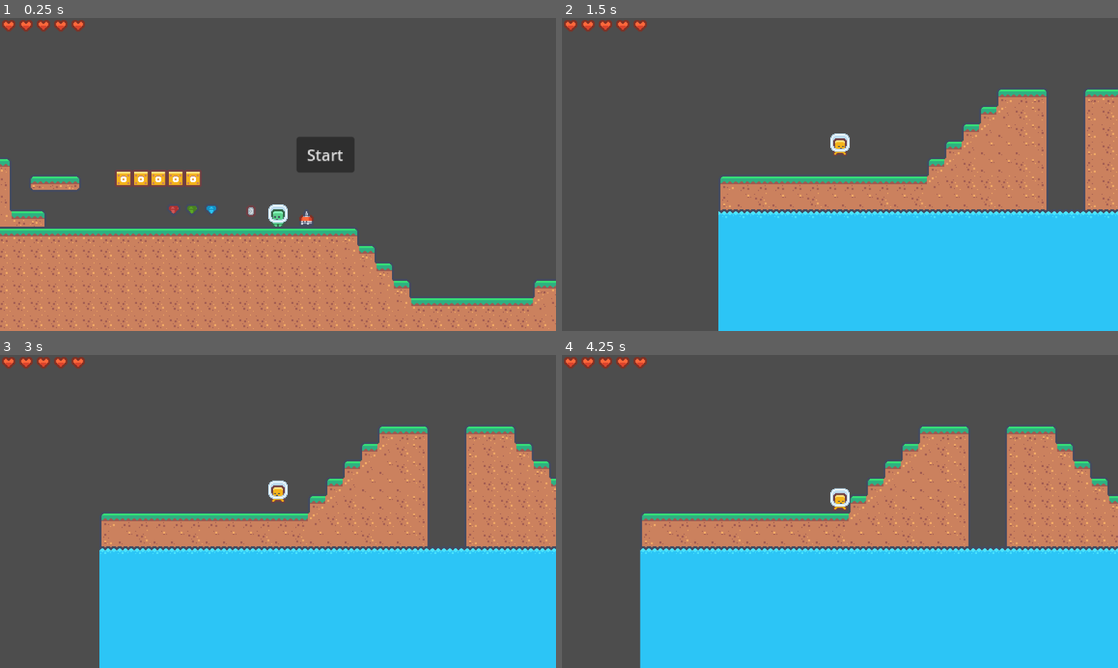
Above: before the commit, frames 1-4 (two rows, left to right).
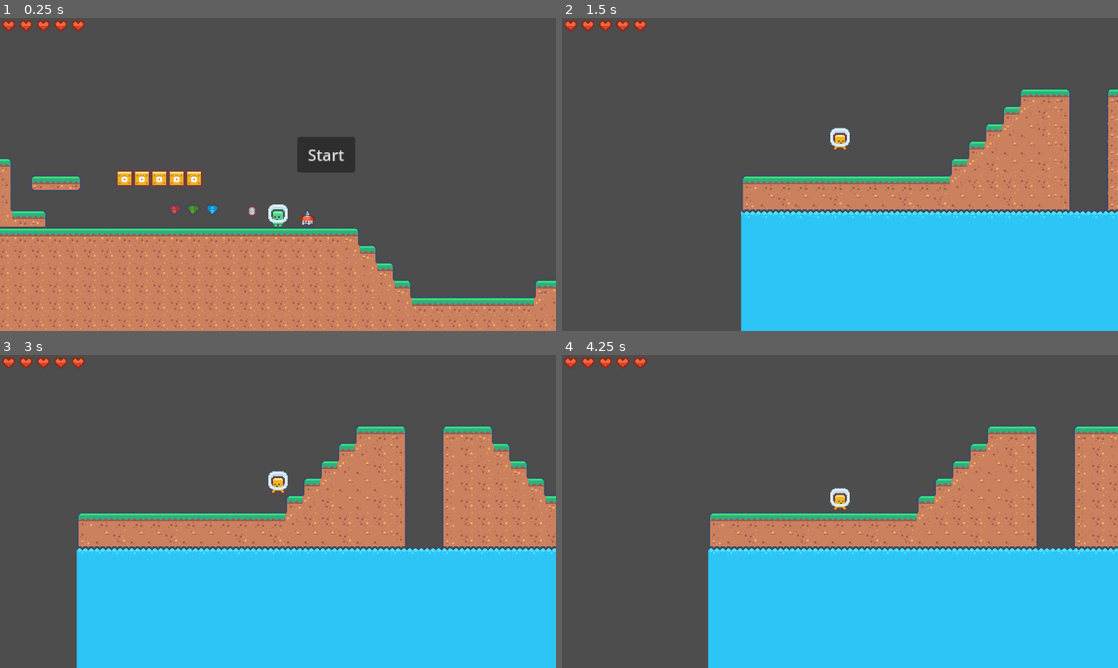
Above: after the commit, the same moments.

Repository: philipheindel/GodotPlatformer
Game: Godot game, scene res://main.tscn
Same seed, same stepped clock (60 frames per second), same inputs: the game is played once before the commit and once after it.
Inputs:
- Up to frame 1 (0.25 s): no input
- Up to frame 2 (1.5 s): click "Start" at 0.5 s; tap Enter (ui_accept) at 1.25 s; hold Right (ui_right) from 1.28 s (still down)
- Up to frame 3 (3 s): tap Enter (ui_accept) at 1.52, 2.27 s; release Right (ui_right) at 2.78 s; hold Left (ui_left) from 2.78 s (still down)
- Up to frame 4 (4.25 s): release Left (ui_left) at 3.53 s; hold Right (ui_right) from 3.53 s (still down); tap Enter (ui_accept) at 3.77 s

The runs differ from the first frame. In frame 1, 3.0% of the frame differs, in the area x 0-100%, y 42-100%; in frame 2, 8.0%; in frame 3, 9.6%; in frame 4, 18%, in the area x 14-100%, y 22-100%.

Commit message:
Implemented player movement inertia

Diff:
--- a/entities/player/player.gd
+++ b/entities/player/player.gd
@@ -2,7 +2,7 @@
 
 
 const SPEED: float = 200.0
-const JUMP_VELOCITY: float = -300.0
+const JUMP_VELOCITY: float = -350.0
 var gravity = ProjectSettings.get_setting("physics/2d/default_gravity")
 
 
@@ -48,9 +48,9 @@
 			$AnimatedSprite2D.flip_h = true
 		elif direction == -1:
 			$AnimatedSprite2D.flip_h = false
-		velocity.x = direction * SPEED
+		velocity.x = move_toward(velocity.x, direction * SPEED, delta * 750)
 	else:
-		velocity.x = move_toward(velocity.x, 0, SPEED)
+		velocity.x = move_toward(velocity.x, 0, delta * 750)
 		$AnimatedSprite2D.animation = _get_animation("idle")
 
 	move_and_slide()
--- a/levels/level_1/level_1.tscn
+++ b/levels/level_1/level_1.tscn
@@ -46,21 +46,29 @@
 
 [node name="Coin_Block2" parent="." instance=ExtResource("5_nt26p")]
 position = Vector2(1170, -42)
+coin_type = "Silver"
 
 [node name="Coin_Block3" parent="." instance=ExtResource("5_nt26p")]
 position = Vector2(1188, -42)
+coin_type = "Gold"
 
 [node name="Coin_Block4" parent="." instance=ExtResource("5_nt26p")]
 position = Vector2(1206, -42)
+coin_type = "Platinum"
 
 [node name="Coin_Block5" parent="." instance=ExtResource("5_nt26p")]
 position = Vector2(1224, -42)
-
-[node name="Coin_Block6" parent="." instance=ExtResource("5_nt26p")]
-position = Vector2(1242, -42)
+coin_type = "Gold"
 
 [node name="Drill_Head" parent="." instance=ExtResource("7_is5gl")]
 position = Vector2(1108, -13)
 
 [node name="Gem" parent="." instance=ExtResource("7_8rrl2")]
 position = Vector2(546, -25.9588)
+
+[node name="Coin_Block6" parent="." instance=ExtResource("5_nt26p")]
+position = Vector2(1242, -42)
+coin_type = "Silver"
+
+[node name="Coin_Block7" parent="." instance=ExtResource("5_nt26p")]
+position = Vector2(1260, -42)
--- a/main.tscn
+++ b/main.tscn
@@ -17,7 +17,7 @@
 layer_2/tile_data = PackedInt32Array(196619, 589827, 2, 131083, 589827, 2, 65547, 589827, 2, 196618, 589827, 2, 131082, …(38817 unchanged characters)…
 
 [node name="Player" parent="." instance=ExtResource("2_tpj0s")]
-position = Vector2(599, 48)
+position = Vector2(599, 42)
 health = 10
 
 [node name="Coin_Block" parent="." instance=ExtResource("3_xiees")]
